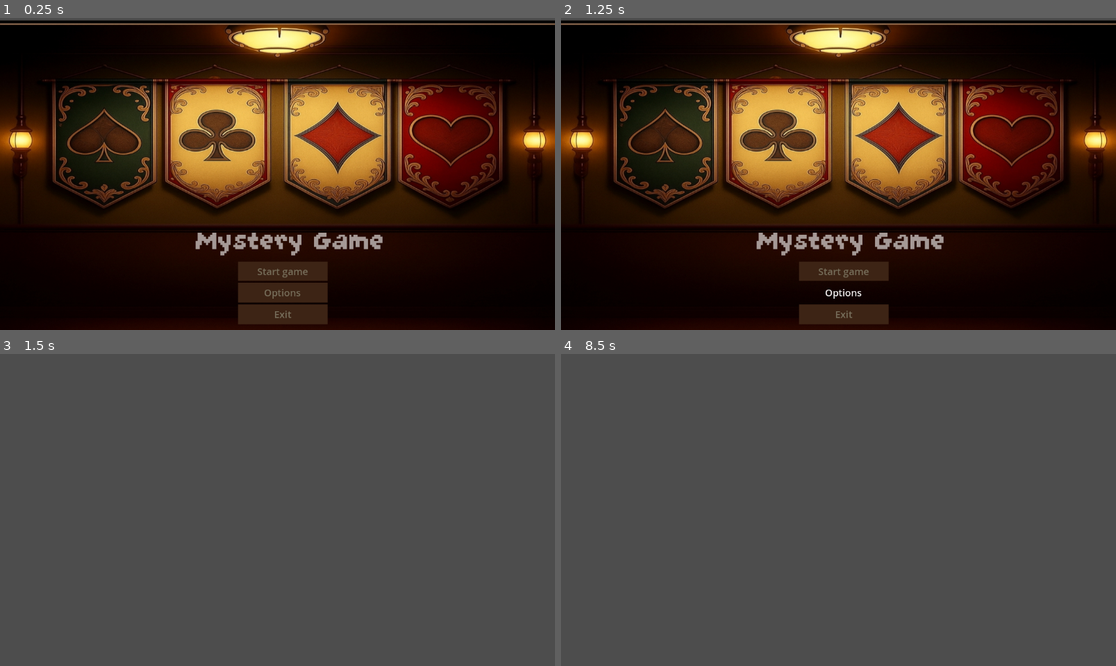
Above: before the commit, frames 1-4 (two rows, left to right).
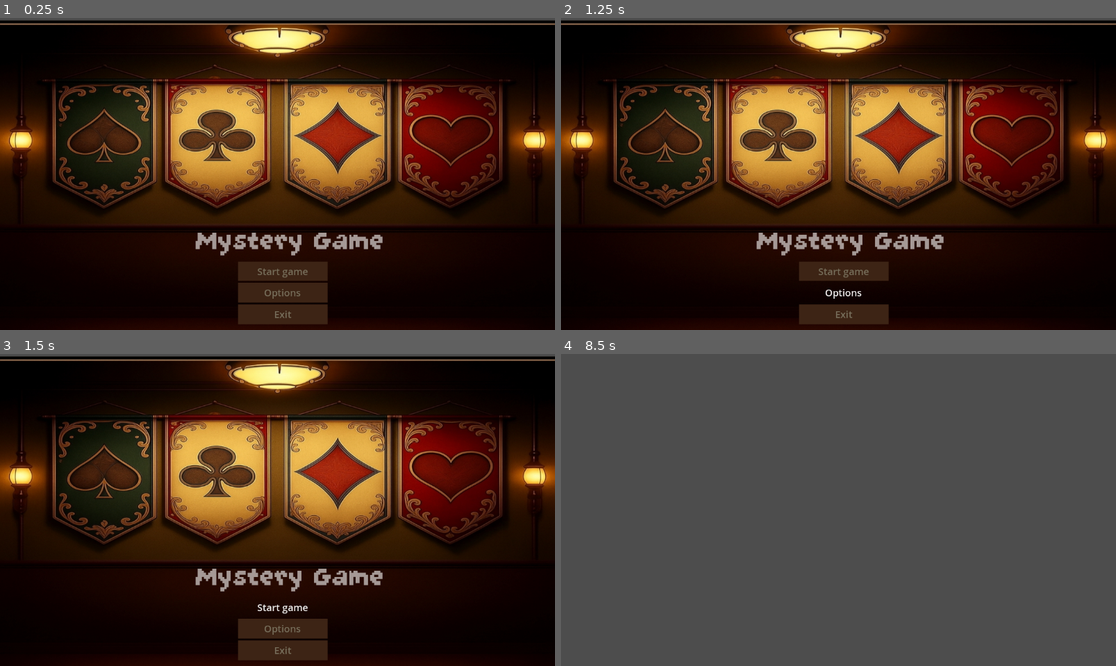
Above: after the commit, the same moments.

Repository: maha3345/Main_menu
Game: Godot game, scene res://main_menu.tscn
Two runs of this game, one before a commit and one after it. Both use one fixed random seed, a clock stepped at 60 frames per second and the inputs below.
Inputs (mouse positions are in pixels of both pictures, inside the frame that each line leads up to):
- Up to frame 1 (0.25 s): no input
- Up to frame 2 (1.25 s): click "Options" at 0.5 s
- Up to frame 3 (1.5 s): click "Start game" at 1.25 s
- Up to frame 4 (8.5 s): click (844, 606) at 2 s, where only the run after the commit has a clickable "Start game"; click (844, 606) at 2.75 s, where only the run after the commit has a clickable "Start game"; tap Enter at 3.5, 5, 6.5 s; tap Space at 4.25, 5.75, 7.25 s

Frames 1-2 are identical in both runs. In frame 3, 99% of the frame differs, in the area x 0-100%, y 0-100%; in frame 4, nothing differs.
Error after the commit: Cannot call method 'change_scene_to_file' on a null value. (res://main_menu.gd:11)

Commit message:
Add sword sound for buttons

Diff:
--- a/main_menu.gd
+++ b/main_menu.gd
@@ -2,22 +2,22 @@
 
 
 # Called when the node enters the scene tree for the first time.
-func _ready() -> void:
-	pass # Replace with function body.
-
-
-# Called every frame. 'delta' is the elapsed time since the previous frame.
-func _process(delta: float) -> void:
+func _ready():
 	pass
 
-
 func _on_button_pressed() -> void:
+	$ClickPlayer.play()
+	await $ClickPlayer.finished  # Wait until sound ends
 	get_tree().change_scene_to_file("res://emptyscene1.tscn")# Replace with function body.
 
 
 func _on_button_2_pressed() -> void:
+	$ClickPlayer.play()
+	await $ClickPlayer.finished  # Wait until sound ends
 	print("options") # Replace with function body.
 
 
 func _on_button_3_pressed() -> void:
+	$ClickPlayer.play()
+	await $ClickPlayer.finished  # Wait until sound ends
 	get_tree().quit() # Replace with function body.
--- a/main_menu.tscn
+++ b/main_menu.tscn
@@ -1,8 +1,9 @@
-[gd_scene load_steps=9 format=3 uid="uid://cksd5jmngt0ot"]
+[gd_scene load_steps=10 format=3 uid="uid://cksd5jmngt0ot"]
 
 [ext_resource type="Texture2D" uid="uid://72j8hu16qjsa" path="res://IMG_20250611_163325.jpg" id="1_7vrkn"]
 [ext_resource type="Script" uid="uid://dm8q2vua8mhkv" path="res://main_menu.gd" id="1_fu7sn"]
 [ext_resource type="FontFile" uid="uid://b2fai142gnuef" path="res://GrapeSoda.ttf" id="2_7vrkn"]
+[ext_resource type="AudioStream" uid="uid://c48jl13sqxlxt" path="res://sword.mp3" id="4_jix8l"]
 
 [sub_resource type="StyleBoxTexture" id="StyleBoxTexture_7vrkn"]
 texture = ExtResource("1_7vrkn")
@@ -110,6 +111,9 @@
 horizontal_alignment = 1
 vertical_alignment = 1
 
+[node name="ClickPlayer" type="AudioStreamPlayer" parent="."]
+stream = ExtResource("4_jix8l")
+
 [connection signal="pressed" from="VBoxContainer/Button" to="." method="_on_button_pressed"]
 [connection signal="pressed" from="VBoxContainer/Button2" to="." method="_on_button_2_pressed"]
 [connection signal="pressed" from="VBoxContainer/Button3" to="." method="_on_button_3_pressed"]
Not shown, added: sword.mp3.import
Not shown, added: sword.mp3
